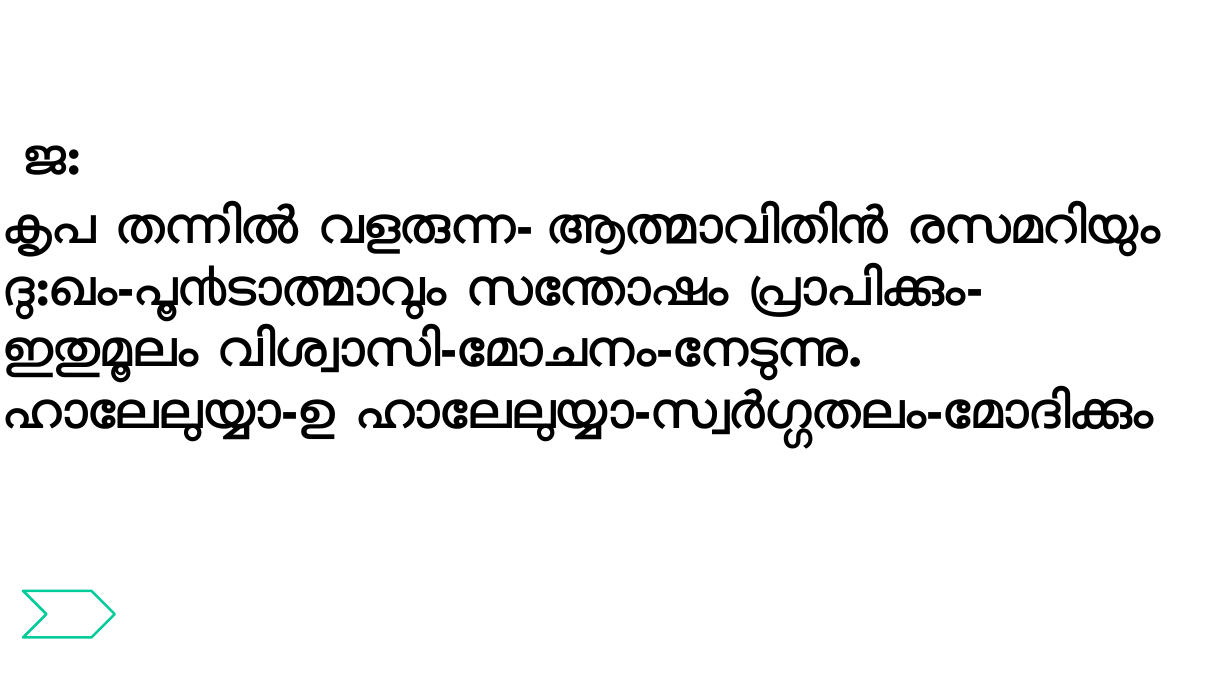
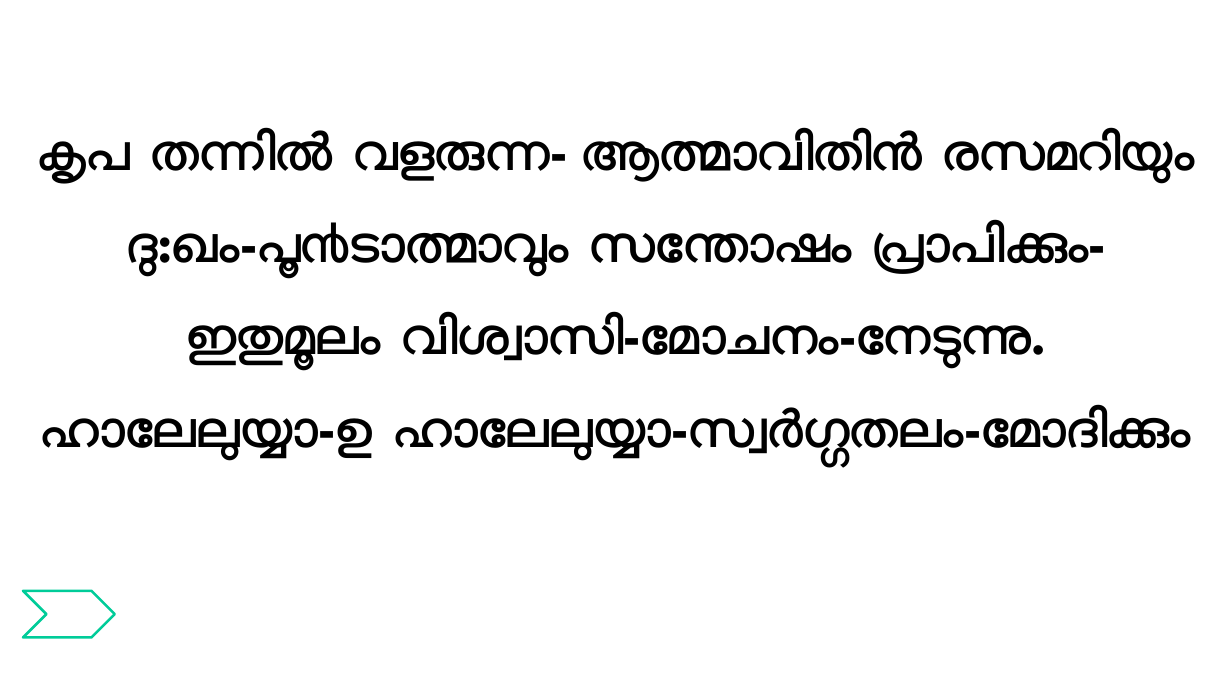
Before and after one commit to gijocode/Church_PPT_Utility, a slide deck: slide 34 of templates/malayalam_service_template.pptx. Drawn at 1232x693 pixels with LibreOffice and Linux fonts; fonts in the diff are those of the drawing. Boxes give left, top, right and bottom in pixels: in the first picture for what was removed or moved away, otherwise in the second. Text is boxed around its words. In the diff, an @@ line names an element or a change of style, - is before the commit and + after.

```diff
--- a/templates/malayalam_service_template.pptx
+++ b/templates/malayalam_service_template.pptx
@@ text "കൃപ തന്നില്‍ വളരുന്ന- ആത്മാവിതിന്‍ രസമറിയും": place and size @@
-text "കൃപ തന്നില്‍ വളരുന്ന- ആത്മാവിതിന്‍ രസമറിയും" at (3, 203, 1161, 442)
+text "കൃപ തന്നില്‍ വളരുന്ന- ആത്മാവിതിന്‍ രസമറിയും" at (37, 130, 1195, 461)
@@ text "കൃപ തന്നില്‍ വളരുന്ന- ആത്മാവിതിന്‍ രസമറിയും" at (37, 130, 1195, 461): alignment left to centre; line spacing 1 to 1.5 @@
@@ text removed at (23, 145, 80, 175) @@
-ജ:
```
Also in this commit, not shown: 17 other slides changed, 1 slide added, 1 slide removed, 1 other file.
